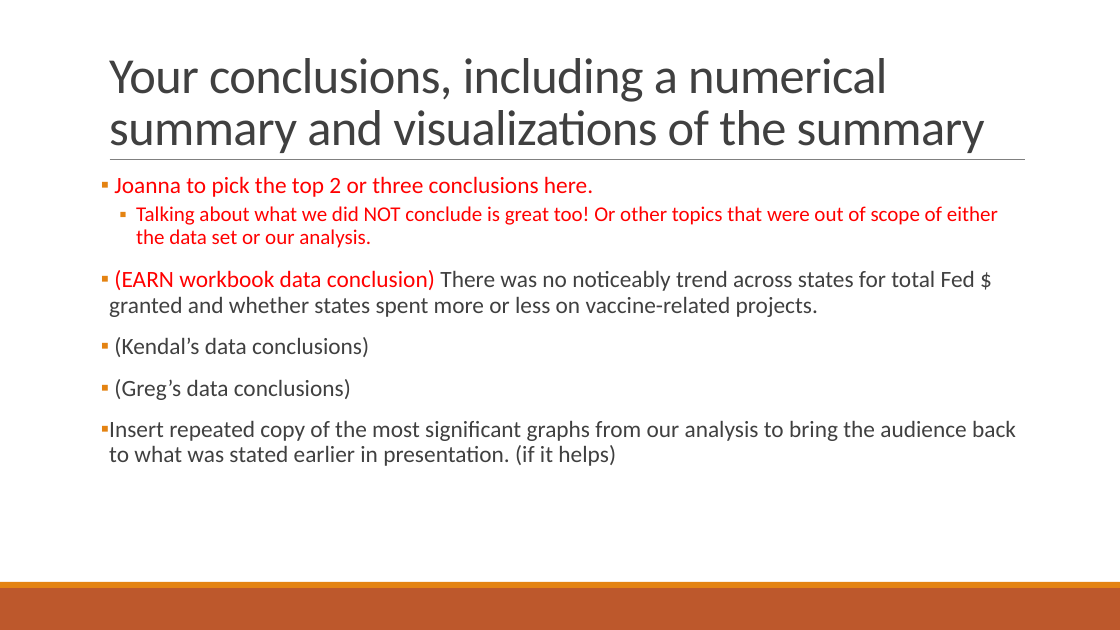
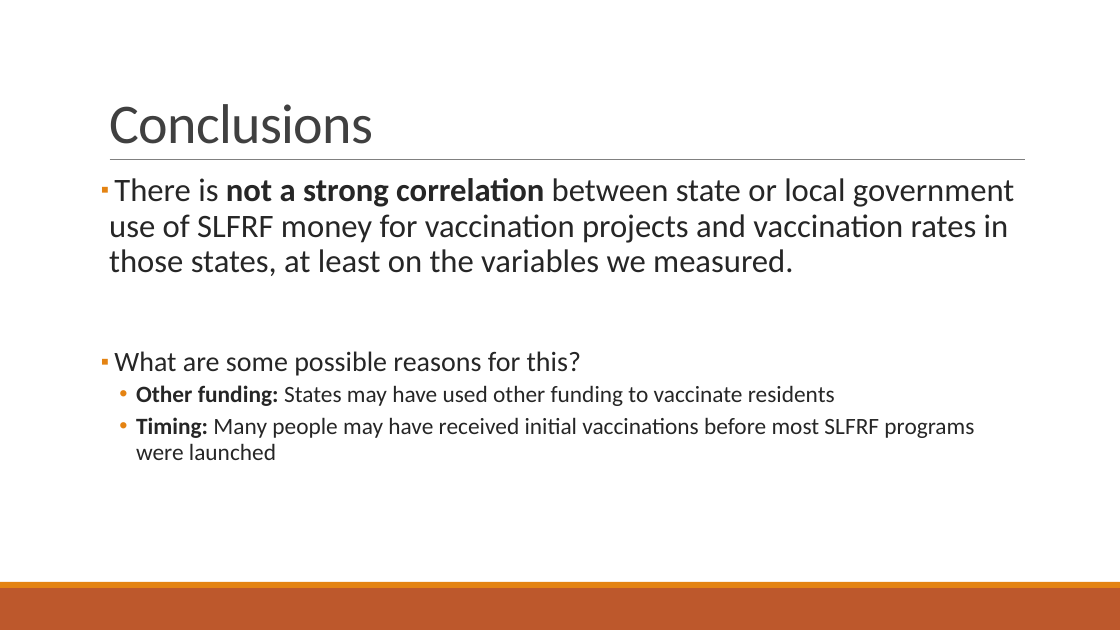
Before and after one commit to Evdawg/Project_1_Covid_Data, a slide deck: slide 15 of Group_7_Presentation.pptx. Drawn at 1120x630 pixels with LibreOffice and Linux fonts; fonts in the diff are those of the drawing. Boxes give left, top, right and bottom in pixels: in the first picture for what was removed or moved away, otherwise in the second. Text is boxed around its words. In the diff, an @@ line names an element or a change of style, - is before the commit and + after.

```diff
--- a/Group_7_Presentation.pptx
+++ b/Group_7_Presentation.pptx
@@ title at (109,104,373,144): text changed; size 43.2 to 48 pt @@
-Your conclusions, including a numerical summary and visualizations of the summary
+Conclusions
@@ text at (109,178,1014,460): text changed; size 20 to 28 pt; text colour #404040 to #262626 @@
-▪ Joanna to pick the top 2 or three conclusions here.
-  ▪ Talking about what we did NOT conclude is great too! Or other topics that were out of scope of either the data set or our analysis.
-▪ (EARN workbook data conclusion) There was no noticeably trend across states for total Fed $ granted and whether states spent more or less on vaccine-related projects.
-▪ (Kendal’s data conclusions)
-▪ (Greg’s data conclusions)
-▪ Insert repeated copy of the most significant graphs from our analysis to bring the audience back to what was stated earlier in presentation. (if it helps)
+▪ There is not a strong correlation between state or local government use of SLFRF money for vaccination projects and vaccination rates in those states, at least on the variables we measured.
+▪ What are some possible reasons for this?
+  • Other funding: States may have used other funding to vaccinate residents
+  • Timing: Many people may have received initial vaccinations before most SLFRF programs were launched
```
Also in this commit, not shown: 1 other slide changed, 4 slides added, 3 slides removed.
